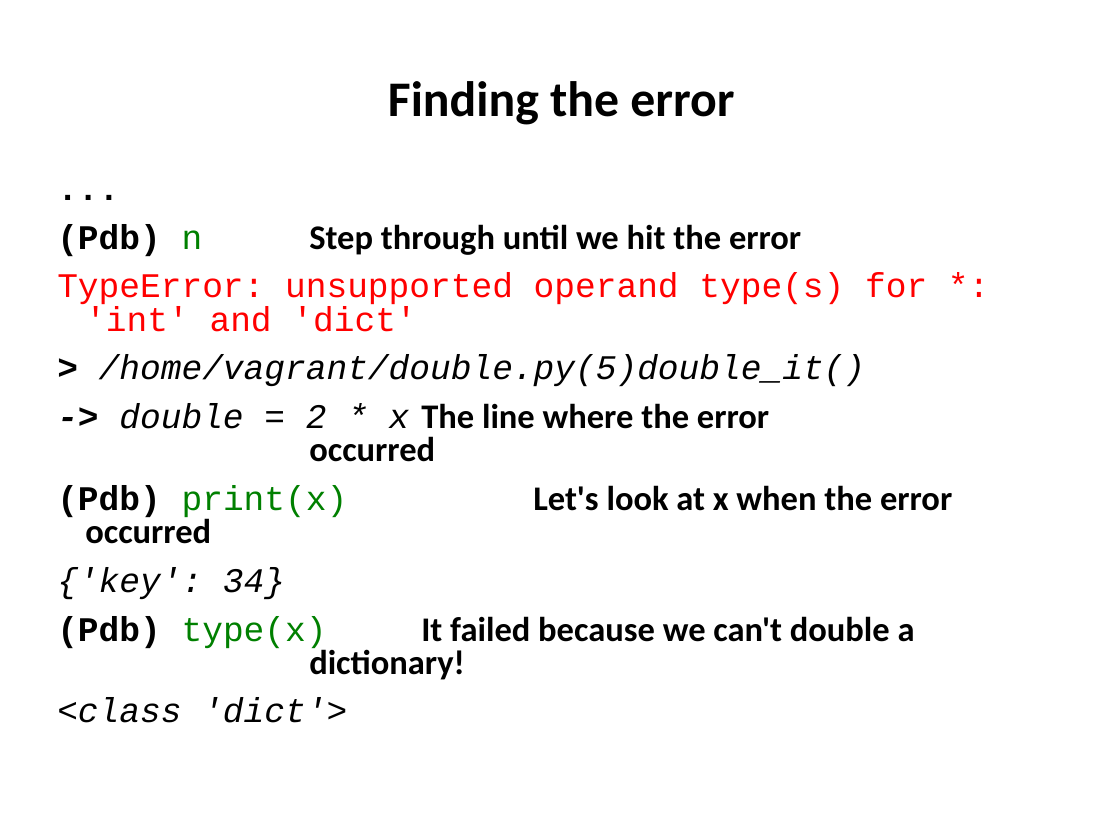
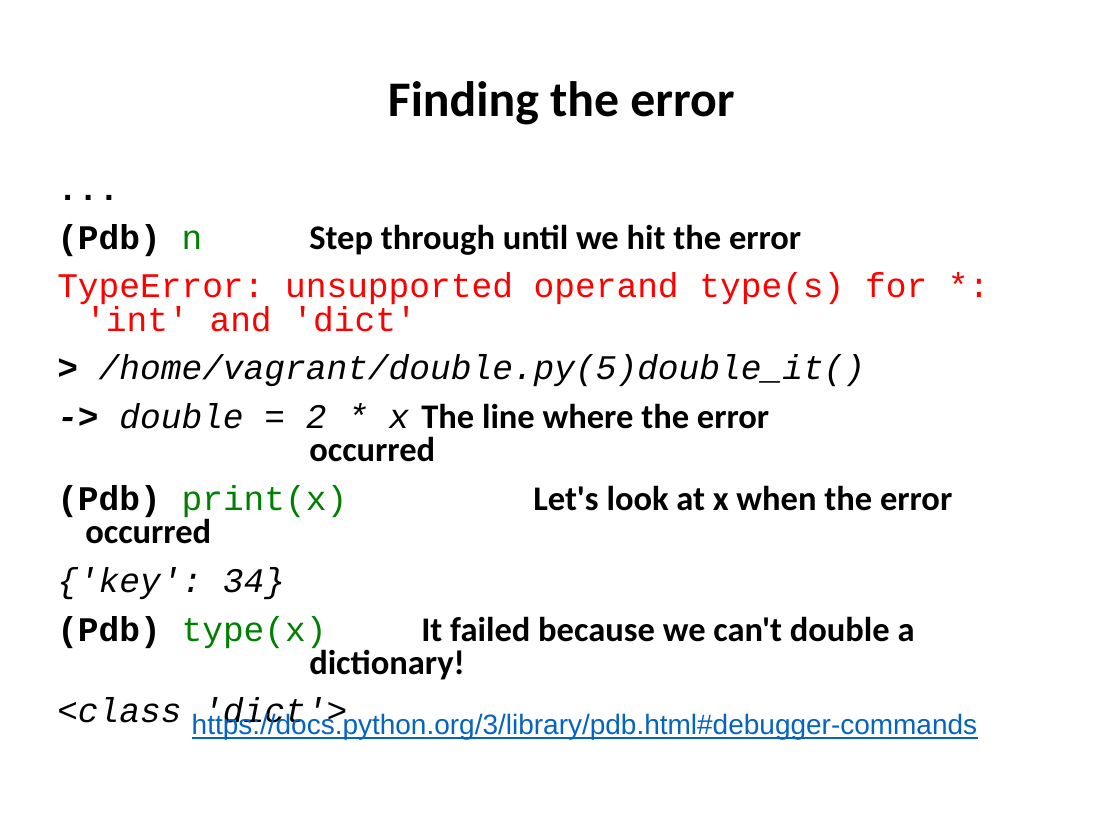
Before and after one commit to ncasuk/ncas-isc, a slide deck: slide 10 of python/presentations/learning_python/13_ceda-log-pdb.pptx. Drawn at 1120x840 pixels with LibreOffice and Linux fonts; fonts in the diff are those of the drawing; background and template pictures are left out. Boxes give left, top, right and bottom in pixels: in the first picture for what was removed or moved away, otherwise in the second. Text is boxed around its words. In the diff, an @@ line names an element or a change of style, - is before the commit and + after.

Commit message:
adding link to pdb commands

```diff
--- a/python/presentations/learning_python/13_ceda-log-pdb.pptx
+++ b/python/presentations/learning_python/13_ceda-log-pdb.pptx
@@ text added at (192, 712, 977, 739), 18 pt, text #0563C1, underline @@
+https://docs.python.org/3/library/pdb.html#debugger-commands
```
Also in this commit, not shown: 1 other file.
